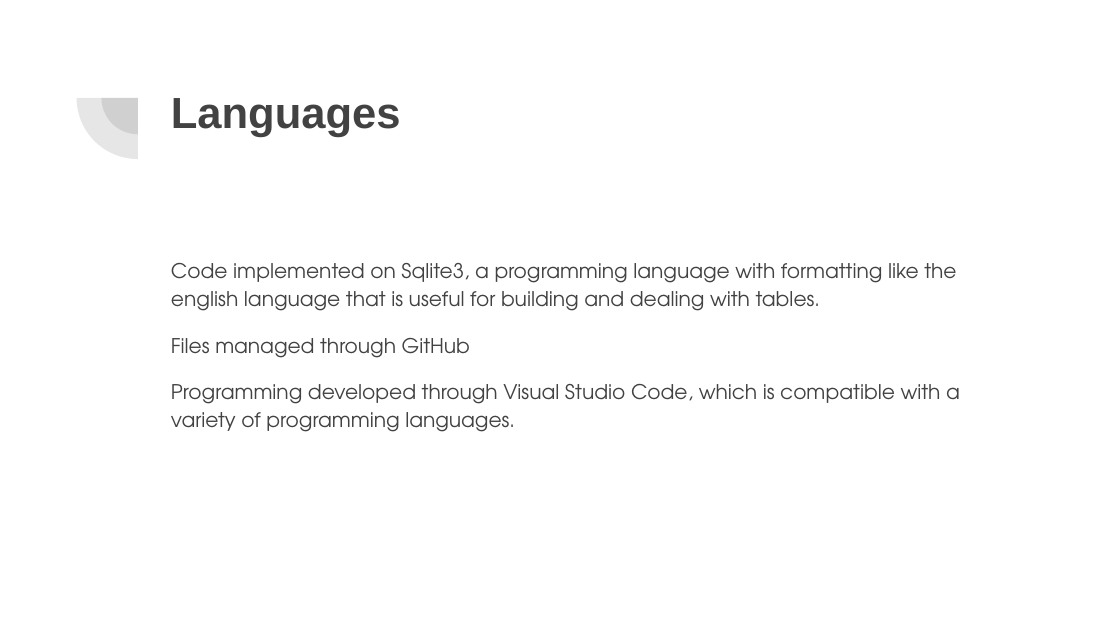
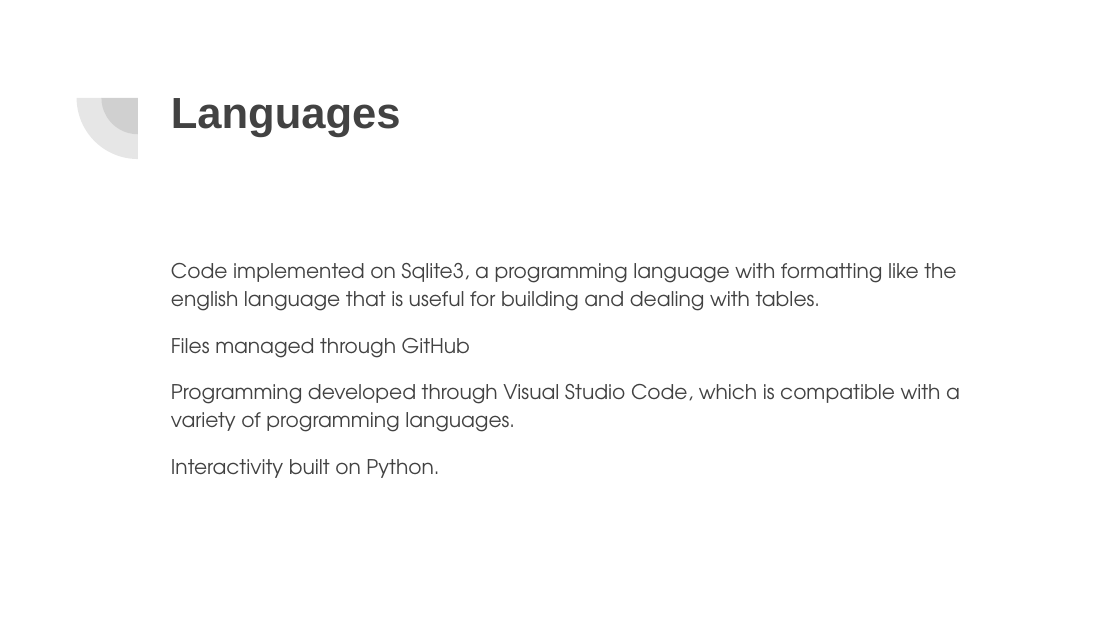
Before and after one commit to ProjectBreakaway/Project, a slide deck: slide 4 of Project Presentation.pptx. Drawn at 1120x630 pixels with LibreOffice and Linux fonts; fonts in the diff are those of the drawing. Boxes give left, top, right and bottom in pixels: in the first picture for what was removed or moved away, otherwise in the second. Text is boxed around its words. In the diff, an @@ line names an element or a change of style, - is before the commit and + after.

```diff
--- a/Project Presentation.pptx
+++ b/Project Presentation.pptx
@@ text at box(171, 459, 439, 478): paragraph added @@
+Interactivity built on Python.
```
Also in this commit, not shown: 5 other slides changed, 2 slides added, 1 slide removed.
